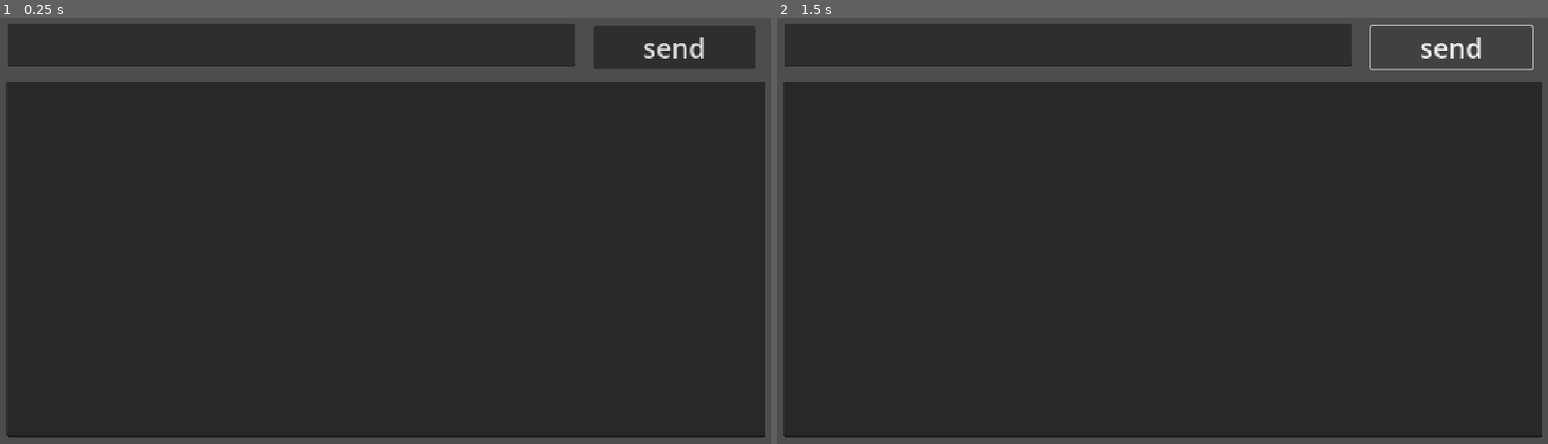
Above: before the commit, frames 1-2 (left to right).
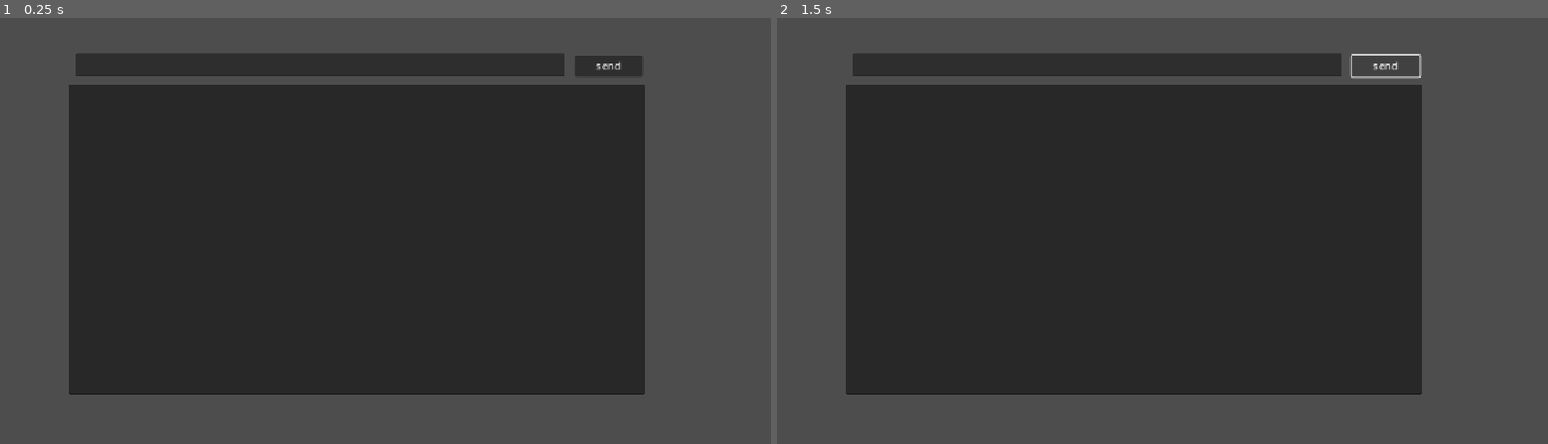
Above: after the commit, the same moments.

Repository: SGME-dev/sgme-ai-1.0
Game: Godot game, scene res://ai.tscn
The game is run twice, just before and just after one commit, with the same random seed, the same clock (stepped at 60 frames per second) and the same inputs.
Inputs:
- Up to frame 1 (0.25 s): no input
- Up to frame 2 (1.5 s): click "send" at 0.5 s; click "send" at 1.25 s

The runs differ from the first frame. In frame 1, 37% of the frame differs, in the area x 0-100%, y 1-99%; in frame 2, 35%.

Commit message:
AI update

Diff:
--- a/ai.gd
+++ b/ai.gd
@@ -1,6 +1,8 @@
 extends Node2D
 
 @onready var gemini_request: HTTPRequest = $HTTPRequest
+
+
 
 func send_to_gemini(user_input: String):
 	var url = "http://127.0.0.1:5000/generate" # Adjust if your Flask app runs on a different port
@@ -17,6 +19,7 @@
 			var ai_response = json_response["response"]
 			print("Gemini Response:", ai_response)
 			$TextEdit2.text = ai_response # Set the TextEdit's text
+			$TextEdit.text = ""
 			# Update your UI or game logic with the AI response
 		else:
 			printerr("Error parsing Gemini response:", body.get_string_from_utf8())
--- a/ai.tscn
+++ b/ai.tscn
@@ -8,25 +8,27 @@
 [node name="HTTPRequest" type="HTTPRequest" parent="."]
 
 [node name="TextEdit" type="TextEdit" parent="."]
-offset_left = 10.0
-offset_top = 14.0
-offset_right = 853.0
-offset_bottom = 79.0
+offset_left = 112.0
+offset_top = 59.0
+offset_right = 838.0
+offset_bottom = 94.0
+metadata/_edit_use_anchors_ = true
 
 [node name="Button" type="Button" parent="."]
-offset_left = 881.0
-offset_top = 19.0
-offset_right = 1121.0
-offset_bottom = 78.0
-theme_override_font_sizes/font_size = 40
+offset_left = 853.0
+offset_top = 62.0
+offset_right = 954.0
+offset_bottom = 93.0
 text = "send"
+metadata/_edit_use_anchors_ = true
 
 [node name="TextEdit2" type="TextEdit" parent="."]
-offset_left = 9.0
-offset_top = 101.0
-offset_right = 1136.0
-offset_bottom = 630.0
+offset_left = 101.0
+offset_top = 105.0
+offset_right = 957.0
+offset_bottom = 567.0
 editable = false
+metadata/_edit_use_anchors_ = true
 
 [connection signal="request_completed" from="HTTPRequest" to="." method="_on_http_request_request_completed"]
 [connection signal="pressed" from="Button" to="." method="_on_button_pressed"]
--- a/project.godot
+++ b/project.godot
@@ -11,16 +11,20 @@
 [application]
 
 config/name="SGME ai 1.0"
+config/tags=PackedStringArray("ai", "network", "python")
 run/main_scene="uid://heuhsrn653oa"
 config/features=PackedStringArray("4.4", "GL Compatibility")
 config/icon="res://icon.svg"
-config/tags=PackedStringArray("ai", "network", "python")
 
 [display]
 
 window/size/mode=4
 window/stretch/mode="canvas_items"
 
+[dotnet]
+
+project/assembly_name="SGME ai 1.0"
+
 [rendering]
 
 renderer/rendering_method="gl_compatibility"
Not shown, changed: ai/ai.py
Not shown, added: pythonservermanager.py
